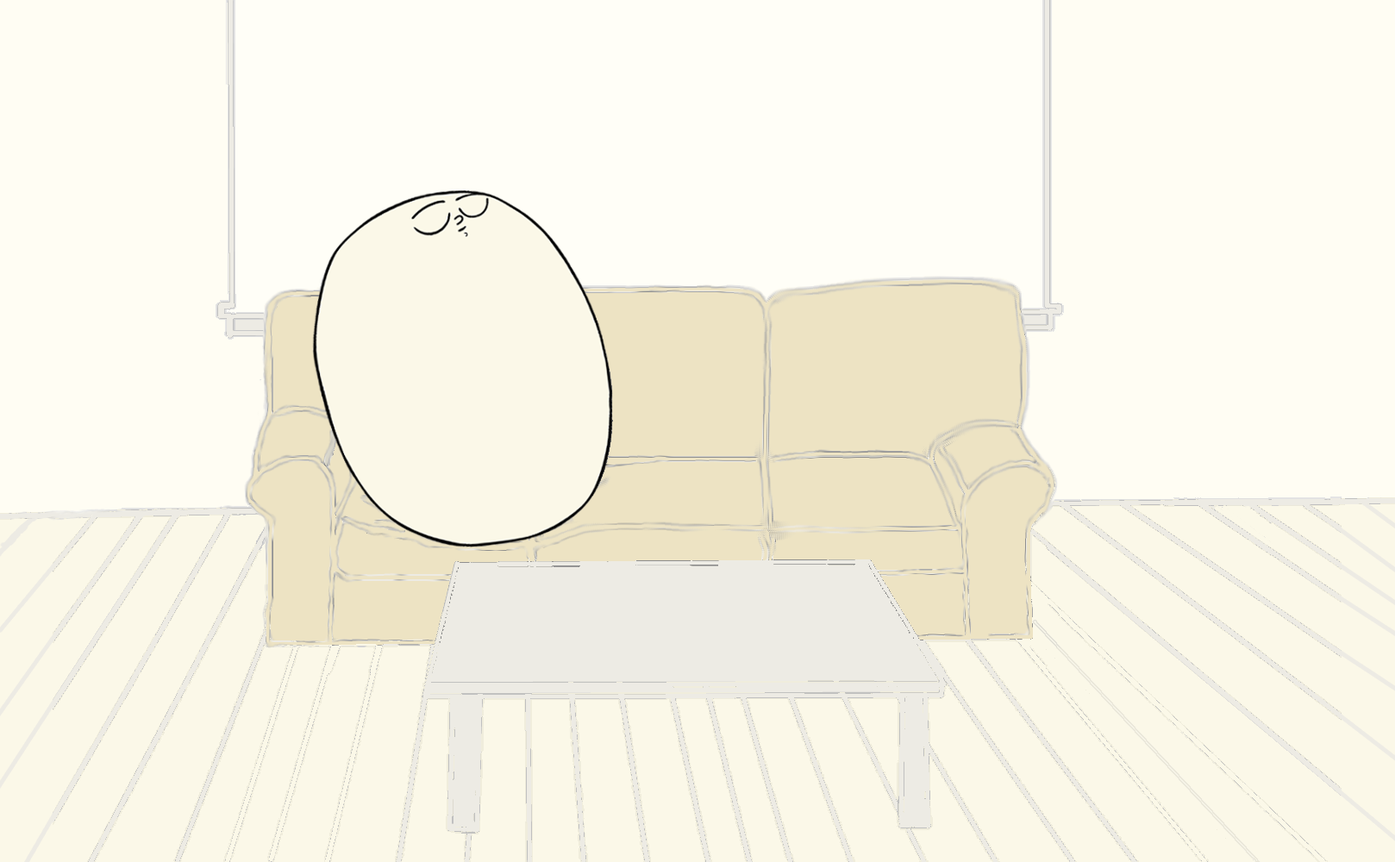
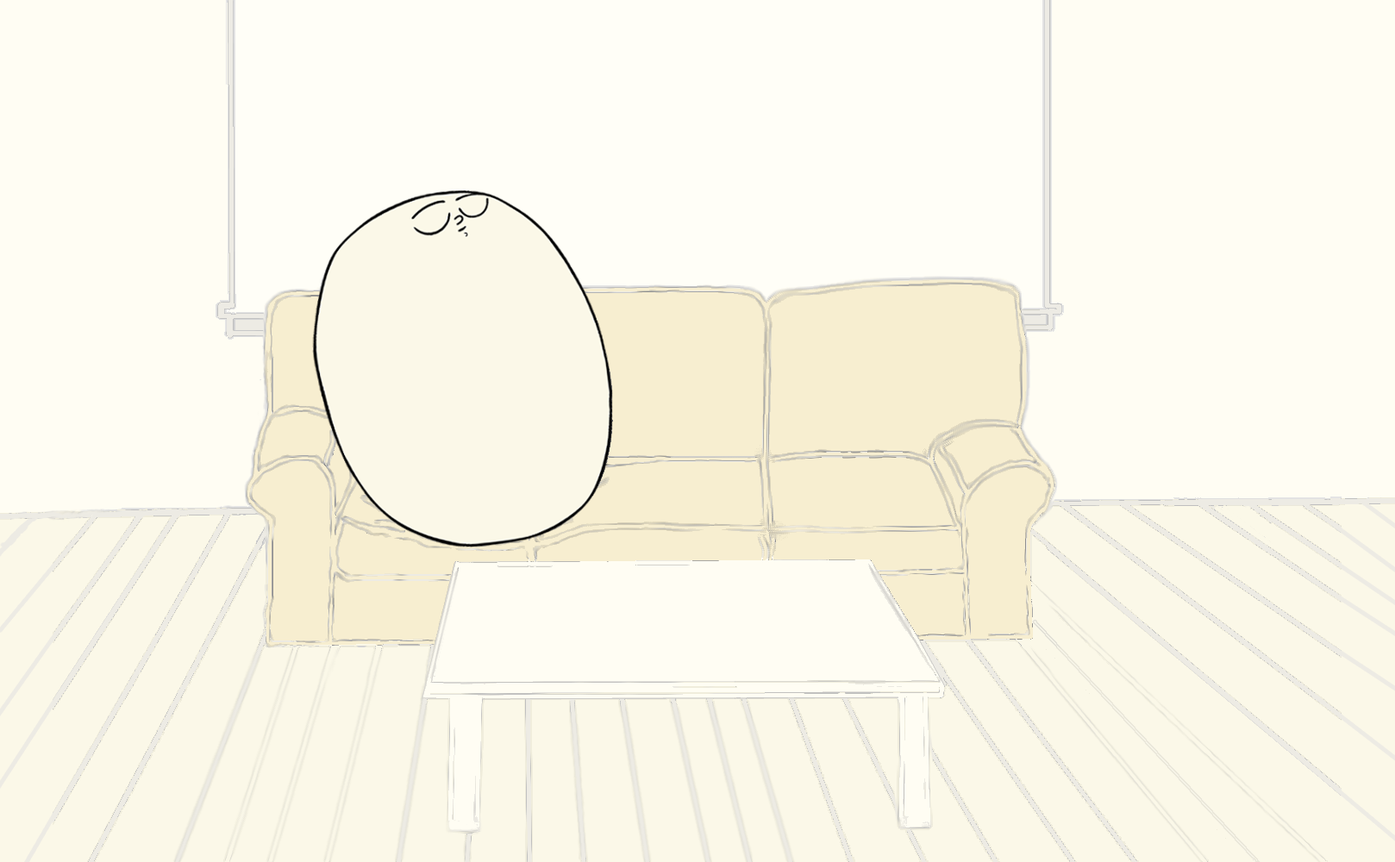
Layers edited between the first and the second (1395, 862) image:
painted on "Pasted Layer" over [173, 280, 1327, 862]
added layer "wall-500W-600H-1118L-0T" above "floor-500W-250H-0L-750T" over [39, 291, 387, 518]
added layer "plant-450W-630H-1118L-100T" above "window-1000W-400H-240L-0T" over [39, 291, 389, 544]
added layer "window-1000W-400H-240L-0T" above "side-table-400W-400H-0L-350T" over [265, 283, 863, 345]
added layer "side-table-400W-400H-0L-350T" above "table-800W-400H-485L-600T" over [265, 291, 320, 345]
added layer "table-800W-400H-485L-600T" above "couch-1000W-500H-250L-275T" over [265, 288, 690, 345]
added layer "couch-1000W-500H-250L-275T" above "body-400W-400H-340L-250T" over [262, 283, 863, 432]
added layer "body-400W-400H-340L-250T" above "neck-360W-225H-345L-230T" over [265, 291, 320, 345]
added layer "head-400W-300H-320L-90T" over [266, 291, 320, 325]
